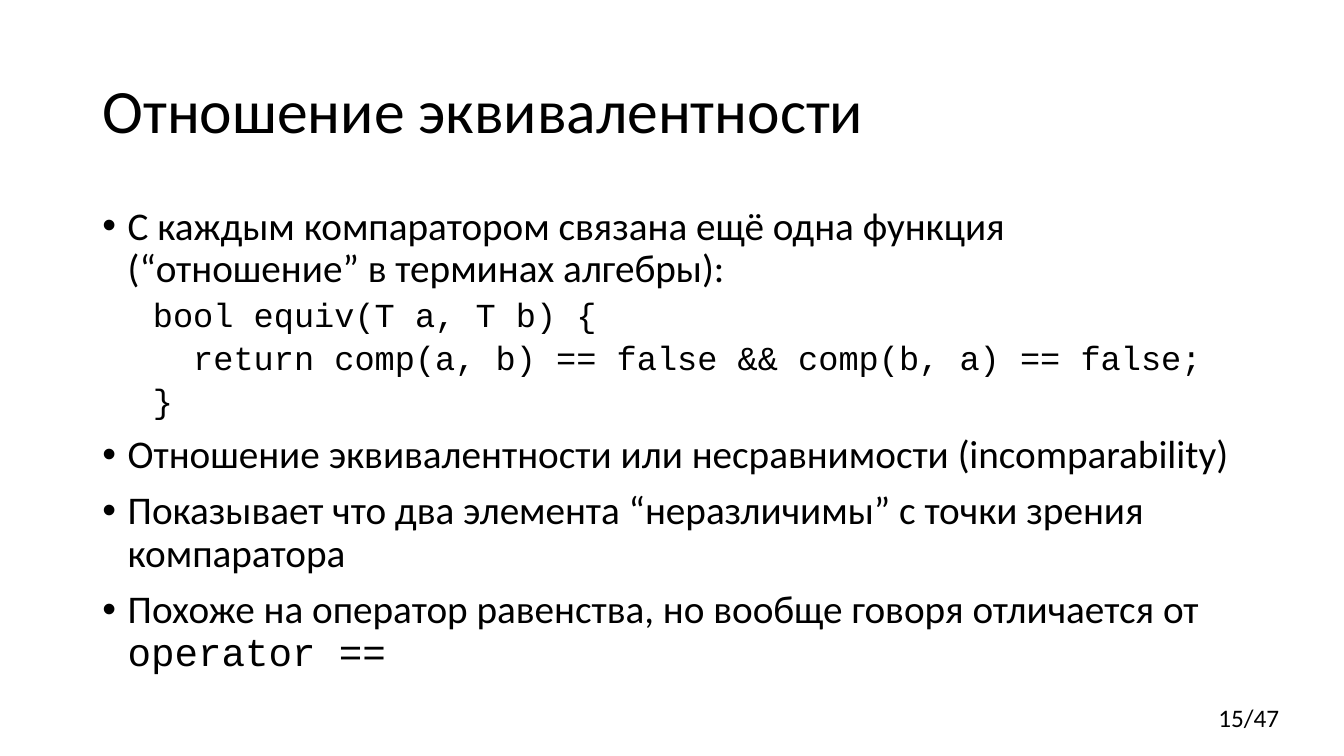
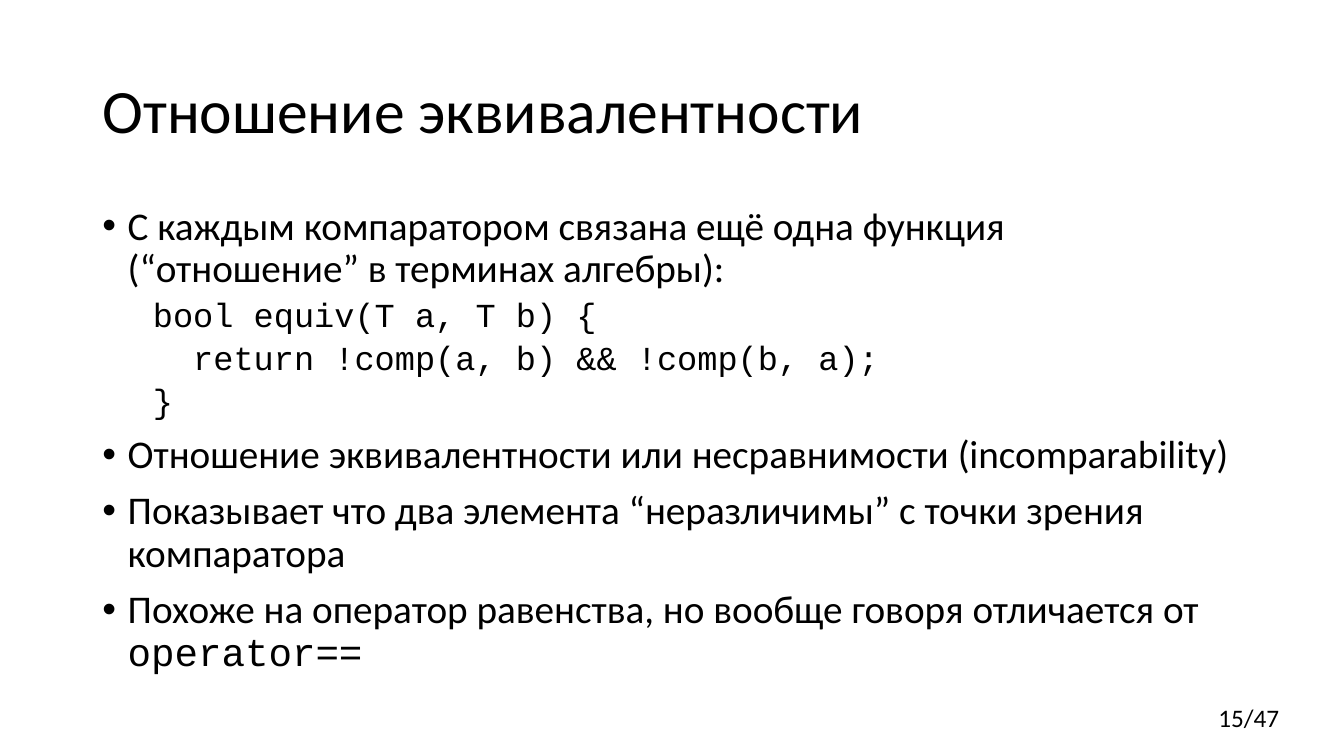
Before and after one commit to yugr/CppRussia, a slide deck: slide 15 of 2023/RU.pptx. Drawn at 1344x756 pixels with LibreOffice and Linux fonts; fonts in the diff are those of the drawing. Boxes give left, top, right and bottom in pixels: in the first picture for what was removed or moved away, otherwise in the second. Text is boxed around its words. In the diff, an @@ line names an element or a change of style, - is before the commit and + after.

```diff
--- a/2023/RU.pptx
+++ b/2023/RU.pptx
@@ text at [193,345,879,377]: text changed @@
-  return comp(a, b) == false && comp(b, a) == false;
+  return !comp(a, b) && !comp(b, a);
@@ text at [128,596,1199,674]: spaces changed @@
-• Похоже на оператор равенства, но вообще говоря отличается от operator ==
+• Похоже на оператор равенства, но вообще говоря отличается от operator==
```
Also in this commit, not shown: 17 other slides changed, 3 slides added.
